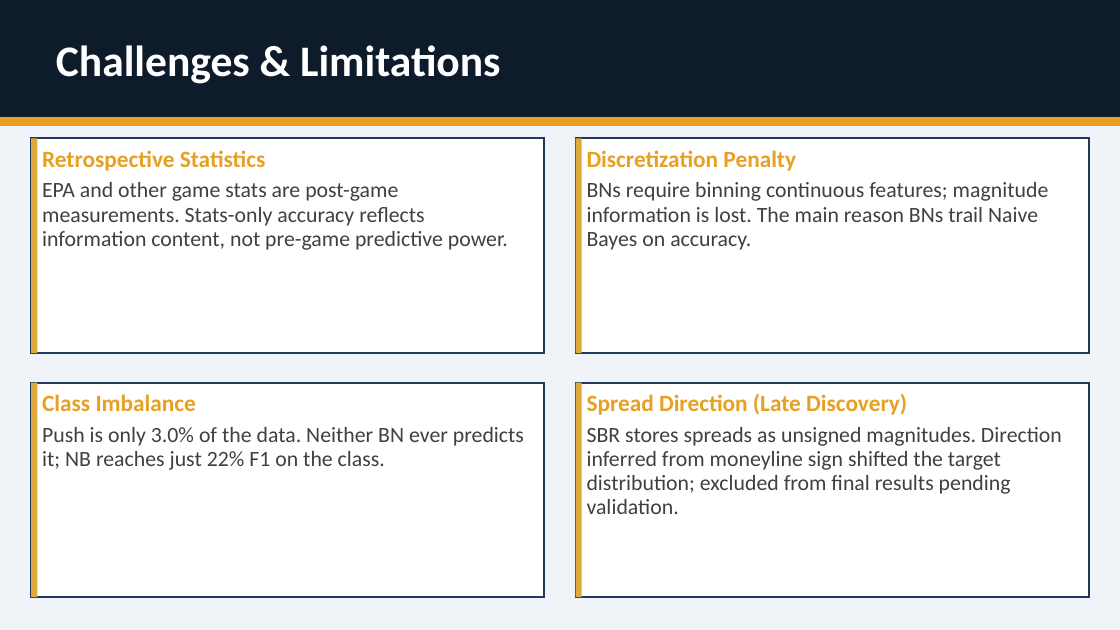
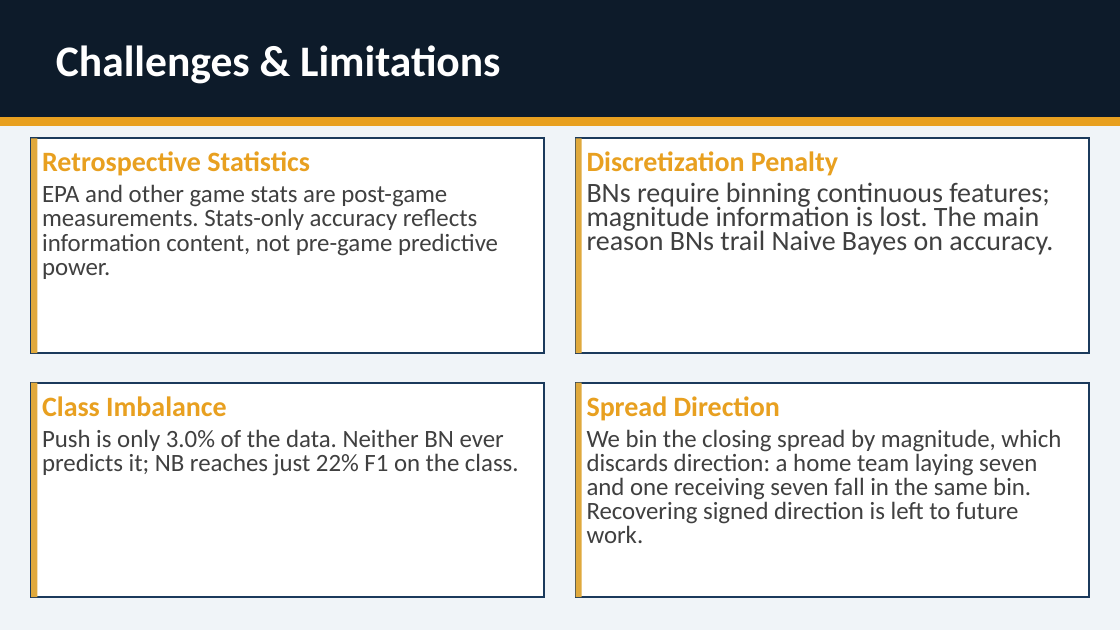
Before and after one commit to lelandweeks/NFL-Bayesian-Network-Market-Signals, a slide deck: slide 10 of docs/final_report/cs610_final_report_presentation.pptx (slide 8 before the commit). Drawn at 1120x630 pixels with LibreOffice and Linux fonts; fonts in the diff are those of the drawing. Boxes give left, top, right and bottom in pixels: in the first picture for what was removed or moved away, otherwise in the second. Text is boxed around its words. In the diff, an @@ line names an element or a change of style, - is before the commit and + after.

```diff
--- a/docs/final_report/cs610_final_report_presentation.pptx
+++ b/docs/final_report/cs610_final_report_presentation.pptx
@@ rectangle "Retrospective Statistics" at (31,139,544,354): size 15 to 18 pt in "Retrospective Statistics"; size 14 to 16 pt in "EPA and other game stats are post-game ..." @@
@@ rectangle "Discretization Penalty" at (576,139,1089,354): size 15 to 18 pt in "Discretization Penalty"; size 14 to 18 pt in "BNs require binning continuous features; magnitude informati ..." @@
@@ rectangle "Class Imbalance" at (31,383,544,598): size 15 to 18 pt in "Class Imbalance"; size 14 to 16 pt in "Push is only 3.0% of the data. ..." @@
@@ text in rectangle at (587,396,1061,543): text changed; size 14 to 16 pt @@
-Spread Direction (Late Discovery)
-SBR stores spreads as unsigned magnitudes. Direction inferred from moneyline sign shifted the target distribution; excluded from final results pending validation.
+Spread Direction
+We bin the closing spread by magnitude, which discards direction: a home team laying seven and one receiving seven fall in the same bin. Recovering signed direction is left to future work.
```
Also in this commit, not shown: 4 other slides changed, 4 slides added, 2 slides removed, 3 other files.
